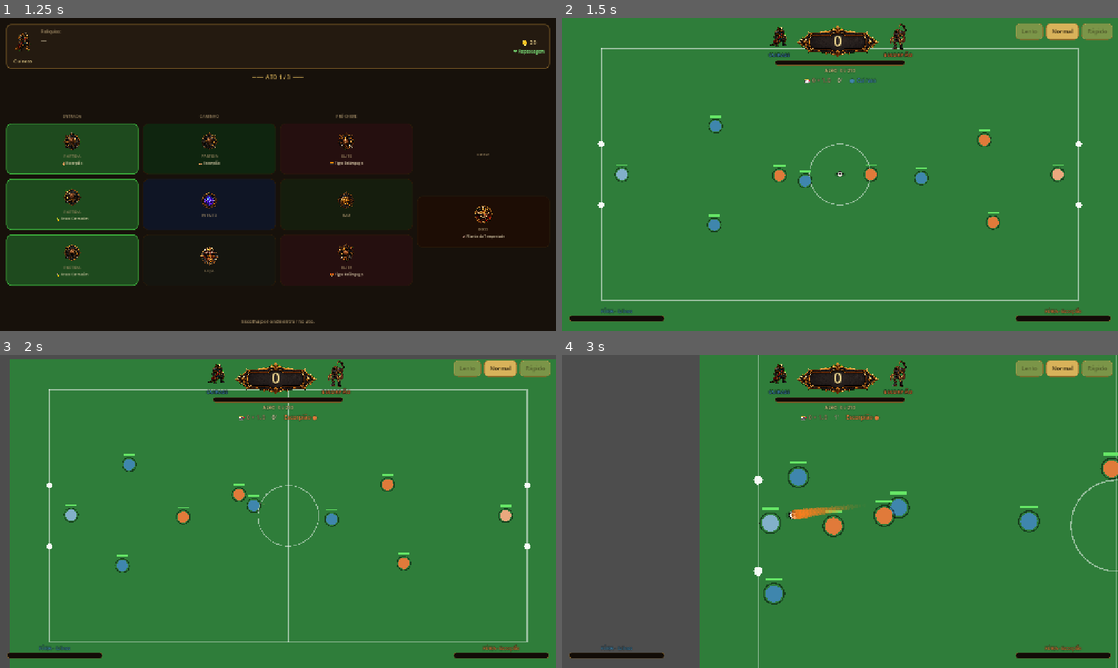
Above: before the commit, frames 1-4 (two rows, left to right).
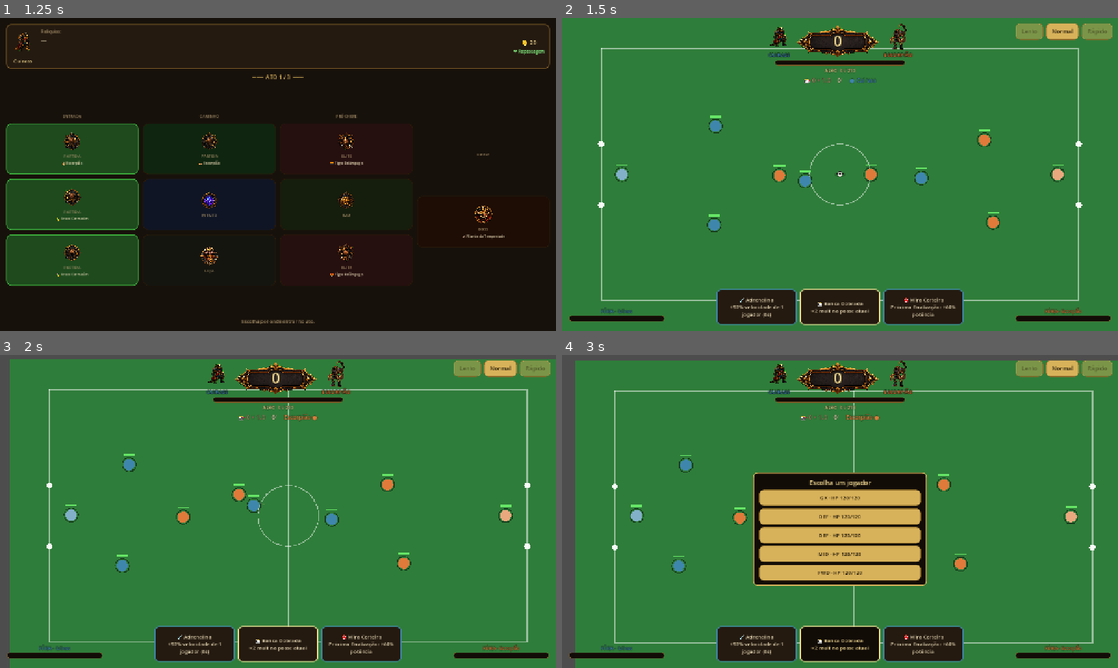
Above: after the commit, the same moments.

Repository: gmoraess/worldcupbeasts
Game: Godot game, scene res://scenes/Main.tscn
Two runs of this game, one before a commit and one after it. Both use one fixed random seed, a clock stepped at 60 frames per second and the inputs below.
Inputs (mouse positions are in pixels of both pictures, inside the frame that each line leads up to):
- Up to frame 1 (1.25 s): click (122, 102) at 0.52 s
- Up to frame 2 (1.5 s): click (634, 149) at 1.27 s
- Up to frame 3 (2 s): no input
- Up to frame 4 (3 s): click (756, 642) at 2 s, where only the run after the commit has a clickable "💉 Adrenalina +50% velocidade …"; click (840, 642) at 2.75 s, where only the run after the commit has a clickable "🎰 Banca Dobrada ×2 mult na po…"

Frame 1 is identical in both runs. In frame 2, 5.1% of the frame differs, in the area x 27-73%, y 86-99%; in frame 3, 5.1%; in frame 4, 41%, in the area x 2-100%, y 0-100%.

Commit message:
Doc 3 §5 — cartas de partida (poções, auto-pause) + FX de combate
- MatchCards.gd: poções de uso único (físicas e de pontuação). Mão de 3 no
  rodapé central; clicar PAUSA o jogo (process_mode ALWAYS na camada da mão);
  jogador_alvo abre seletor de jogador, demais aplicam direto. Efeitos: cura,
  velocidade (player/todos), potência do próximo chute, recarrega fúria,
  +mult/×mult/+chips na posse.
- Player: buff de velocidade temporário (apply_speed) + heal.
- FX de combate: clarão branco no atingido + estrela de impacto ("POW").
- super-chute vira aríete: adversário no caminho da bola perde HP/cai.
- layout da mão corrigido (faixa full-width acima da borda; cards legíveis).

Co-Authored-By: Claude Opus 4.8 <noreply@anthropic.com>

Diff:
--- a/scripts/Match.gd
+++ b/scripts/Match.gd
@@ -6,6 +6,7 @@
 const Ball = preload("res://scripts/Ball.gd")
 const Player = preload("res://scripts/Player.gd")
 const ScoreEngineLib = preload("res://scripts/match/ScoreEngine.gd")
+const MatchCardsLib = preload("res://scripts/match/MatchCards.gd")
 
 signal match_over(home_won: bool)   # avisa o roteador quando a partida termina
 
@@ -75,6 +76,12 @@
 var _chips_lbl: Label
 var _prog: ProgressBar
 
+# — CARTAS DE PARTIDA (Doc 3 §5) —
+var _hand: Array = []          # ids das poções na mão
+var _next_shot_pot := 1.0      # multiplicador da PRÓXIMA finalização (poção Mira)
+var _hand_layer: CanvasLayer = null
+var _targeting := ""           # id da carta esperando escolha de jogador ("" = nenhuma)
+
 func goal_x(team: String) -> float:
 	# o gol que o time ATACA
 	return FIELD.end.x if team == "home" else FIELD.position.x
@@ -103,8 +110,10 @@
 	_score = ScoreEngineLib.new()
 	_score.jokers = GameState.player_jokers()
 	_target = GameState.target()
+	_hand = MatchCardsLib.random_hand(3)
 
 	_build_hud()
+	_build_hand()
 	_kickoff("home")
 
 # ==========================================================================
@@ -168,6 +177,7 @@
 
 	_update_possession(delta)
 	_combat_step(delta)           # porradaria: dano/nocaute (Doc 3 §6)
+	_super_shot_hits()            # super-chute atropela adversários no caminho
 	_anti_deadlock(delta)         # rede de segurança: bola presa em disputa > 3s
 	_gk_save()                    # goleiro defende (por lógica — a bola atravessa fisicamente)
 	_carry_ball()                 # cola a bola no pé do carregador (drible suave)
@@ -286,10 +296,41 @@
 		if opp.team == "home" and _score: _score.action("porrada")
 		var victim := carrier
 		var knocked: bool = victim.take_damage(22.0 * clampf(aggro, 0.6, 1.5))
+		_hit_burst(victim.global_position, knocked)
 		if knocked:
 			if opp.team == "home" and _score: _score.action("nocaute")
 			if carrier == victim:
 				carrier = null          # carregador nocauteado solta a bola (fica solta)
+
+## Estrela de impacto ("POW") no ponto da pancada — feedback visual do dano/nocaute.
+func _hit_burst(pos: Vector2, big: bool) -> void:
+	var star := Polygon2D.new()
+	var pts := PackedVector2Array()
+	for i in 12:
+		var a := TAU * float(i) / 12.0
+		var r := (20.0 if i % 2 == 0 else 9.0) * (1.7 if big else 1.0)
+		pts.append(Vector2(cos(a), sin(a)) * r)
+	star.polygon = pts
+	star.color = Color(1, 0.85, 0.3) if big else Color(1, 0.5, 0.2)
+	star.global_position = pos
+	star.z_index = 50
+	star.scale = Vector2(0.3, 0.3)
+	add_child(star)
+	var tw := create_tween(); tw.set_parallel(true)
+	tw.tween_property(star, "scale", Vector2(1.5, 1.5) if big else Vector2(1.05, 1.05), 0.18).set_trans(Tween.TRANS_BACK).set_ease(Tween.EASE_OUT)
+	tw.tween_property(star, "modulate:a", 0.0, 0.32)
+	tw.chain().tween_callback(star.queue_free)
+
+## Super-chute é um aríete: adversários no caminho da bola perdem HP (Doc 3 / pedido).
+func _super_shot_hits() -> void:
+	if _super_shot_live == "": return
+	for p in all:
+		if p.team == _super_shot_live or p.ko or p.hit_cd > 0.0: continue
+		if p.global_position.distance_to(ball.global_position) < 17.0:
+			p.hit_cd = 0.5
+			var knocked: bool = p.take_damage(26.0)
+			_hit_burst(p.global_position, knocked)
+			_shake = maxf(_shake, 6.0)
 
 ## Bola disputada: há jogadores dos DOIS times bem perto dela (scrum/cabo-de-guerra).
 func _ball_contested() -> bool:
@@ -430,7 +471,10 @@
 		var fin: float = carrier.stats.get("fin", 1.0)
 		var noise := (1.6 - clampf(fin, 0.5, 1.5)) * 60.0
 		var aim := goal_c + Vector2(0, randf_range(-noise, noise))
-		ball.kick(aim - carrier.global_position, 780.0 + fin * 220.0, randf_range(-1.2, 1.2) * (1.4 - fin), 0.0)
+		var pot := 780.0 + fin * 220.0
+		if carrier.team == "home":
+			pot *= _next_shot_pot; _next_shot_pot = 1.0          # poção Mira Certeira
+		ball.kick(aim - carrier.global_position, pot, randf_range(-1.2, 1.2) * (1.4 - fin), 0.0)
 		if carrier.team == "home" and _score:
 			_score.action("finalizacao")
 		_in_flight = true; carrier = null; _save_rolled = false
@@ -865,7 +909,10 @@
 	_super_shot_live = side
 	var corner_y := GOAL_TOP + 20.0 if randf() < 0.5 else GOAL_BOT - 20.0
 	var aim := Vector2(goal_x(side), corner_y)
-	ball.kick(aim - shooter.global_position, 1320.0, randf_range(-0.7, 0.7), 0.0)
+	var pot := 1320.0
+	if side == "home":
+		pot *= _next_shot_pot; _next_shot_pot = 1.0
+	ball.kick(aim - shooter.global_position, pot, randf_range(-0.7, 0.7), 0.0)
 	if side == "home" and _score:
 		_score.action("finalizacao")
 	_in_flight = true; carrier = null; _save_rolled = false
@@ -920,6 +967,106 @@
 	tw.tween_interval(0.65)
 	tw.tween_property(card, "position:x", start_x, 0.2).set_trans(Tween.TRANS_SINE).set_ease(Tween.EASE_IN)
 	tw.tween_callback(_cutin_layer.queue_free)
+
+# ==========================================================================
+#  CARTAS DE PARTIDA (Doc 3 §5) — poções com auto-pause
+# ==========================================================================
+func _build_hand() -> void:
+	_hand_layer = CanvasLayer.new(); _hand_layer.layer = 40
+	_hand_layer.process_mode = Node.PROCESS_MODE_ALWAYS    # clicável mesmo pausado
+	add_child(_hand_layer)
+	_refresh_hand()
+
+func _refresh_hand() -> void:
+	for c in _hand_layer.get_children(): c.queue_free()
+	if _hand.is_empty(): return
+	var row := HBoxContainer.new()
+	row.add_theme_constant_override("separation", 8)
+	row.alignment = BoxContainer.ALIGNMENT_CENTER
+	_hand_layer.add_child(row)
+	# faixa de largura total logo ACIMA da borda inferior (cartas centralizadas)
+	row.set_anchors_preset(Control.PRESET_BOTTOM_WIDE)
+	row.offset_left = 0; row.offset_right = 0
+	row.offset_top = -96; row.offset_bottom = -14
+	for i in _hand.size():
+		row.add_child(_card_btn(_hand[i], i))
+
+func _card_btn(id: String, idx: int) -> Button:
+	var card: Dictionary = MatchCardsLib.POOL[id]
+	var col: Color = UI.GOLD2 if card["tipo"] == "pontuacao" else UI.HOME
+	var b := Button.new()
+	b.custom_minimum_size = Vector2(184, 78)
+	b.add_theme_stylebox_override("normal", UI.sbf(UI.PANEL, col, 2, 9, 8, 6))
+	b.add_theme_stylebox_override("hover", UI.sbf(UI.PANEL2, UI.GOLD2, 2, 9, 8, 6))
+	b.add_theme_font_size_override("font_size", 12)
+	b.add_theme_color_override("font_color", UI.RUNE)
+	b.add_theme_color_override("font_hover_color", UI.GOLD2)
+	b.text = "%s %s\n%s" % [card["ic"], card["nome"], card["desc"]]
+	b.autowrap_mode = TextServer.AUTOWRAP_WORD_SMART
+	b.clip_text = false
+	b.pressed.connect(_use_card.bind(idx))
+	return b
+
+## Clicar numa carta → PAUSA o jogo; se precisa de alvo, escolhe o jogador.
+func _use_card(idx: int) -> void:
+	if over or idx >= _hand.size() or _targeting != "": return
+	var id: String = _hand[idx]
+	var card: Dictionary = MatchCardsLib.POOL[id]
+	get_tree().paused = true
+	if card["alvo"] == "jogador_alvo":
+		_targeting = id
+		_show_target_picker(idx)
+	else:
+		_apply_card(card, null)
+		_consume_card(idx)
+		get_tree().paused = false
+
+func _show_target_picker(idx: int) -> void:
+	var panel := PanelContainer.new()
+	panel.name = "picker"
+	panel.add_theme_stylebox_override("panel", UI.sbf(UI.PANEL2, UI.GOLD, 2, 10, 14, 12))
+	panel.set_anchors_and_offsets_preset(Control.PRESET_CENTER)
+	panel.offset_left = -200; panel.offset_right = 200; panel.offset_top = -90; panel.offset_bottom = 90
+	_hand_layer.add_child(panel)
+	var v := VBoxContainer.new(); v.add_theme_constant_override("separation", 6); panel.add_child(v)
+	v.add_child(UI.clbl("Escolha um jogador", 15, UI.GOLD2))
+	for p in home:
+		var b := UI.gold_btn("%s · HP %d/%d" % [p.role.to_upper(), int(p.hp), int(p.hp_max)], 12)
+		b.pressed.connect(_pick_target.bind(p, idx))
+		v.add_child(b)
+
+func _pick_target(p: Player, idx: int) -> void:
+	if _targeting == "": return
+	_apply_card(MatchCardsLib.POOL[_targeting], p)
+	_targeting = ""
+	_consume_card(idx)
+	get_tree().paused = false
+
+func _consume_card(idx: int) -> void:
+	if idx < _hand.size(): _hand.remove_at(idx)
+	_refresh_hand()
+
+## Aplica o efeito da carta (físico no jogador/time, ou de pontuação Balatro).
+func _apply_card(card: Dictionary, who: Player) -> void:
+	var e: Dictionary = card["efeito"]
+	match card["alvo"]:
+		"jogador_alvo":
+			if who != null: _apply_physical(e, [who])
+		"todos":
+			_apply_physical(e, home)
+		"time":
+			if e.has("next_shot_pot"): _next_shot_pot = float(e["next_shot_pot"])
+			if e.has("recarrega_furia"): _fury["home"] = 100.0; _super_ready["home"] = true
+		"pontuacao":
+			if _score != null:
+				if e.has("chips"): _score.chips += int(e["chips"])
+				if e.has("add_mult"): _score.mult += float(e["add_mult"])
+				if e.has("x_mult"): _score.mult *= float(e["x_mult"])
+
+func _apply_physical(e: Dictionary, players: Array) -> void:
+	for p in players:
+		if e.has("cura_hp"): p.heal(float(e["cura_hp"]))
+		if e.has("vel_burst"): p.apply_speed(float(e["vel_burst"]), float(e.get("dur_s", 5.0)))
 
 func _lbl(pos: Vector2, size: int, col: Color) -> Label:
 	var l := Label.new(); l.position = pos
--- a/scripts/Player.gd
+++ b/scripts/Player.gd
@@ -23,8 +23,19 @@
 var ko := false               # nocauteado (fora do campo por alguns segundos)
 var ko_t := 0.0
 var hit_cd := 0.0             # cooldown entre porradas (anti-abuso)
+var vel_mult := 1.0           # buff de velocidade (poções §5)
+var vel_mult_t := 0.0
 var _hp_bg: ColorRect
 var _hp_fill: ColorRect
+
+## Buff de velocidade temporário (poção Adrenalina/Fôlego Coletivo).
+func apply_speed(mult: float, dur: float) -> void:
+	vel_mult = mult
+	vel_mult_t = dur
+
+func heal(amount: float) -> void:
+	hp = minf(hp_max, hp + amount)
+	_refresh_hp_bar()
 
 var _sprite: Polygon2D
 
@@ -83,6 +94,10 @@
 	if hp <= 0.0:
 		_knockout()
 		return true
+	# clarão branco rápido — feedback de que levou a pancada
+	_sprite.modulate = Color(2.2, 2.2, 2.2, 1.0)
+	var tw := create_tween()
+	tw.tween_property(_sprite, "modulate", Color(1, 1, 1, 1), 0.18)
 	return false
 
 func _knockout() -> void:
@@ -125,13 +140,16 @@
 		if ko_t <= 0.0:
 			_revive()
 		return                      # nocauteado: não se move (desfalque numérico)
+	if vel_mult_t > 0.0:
+		vel_mult_t -= delta
+		if vel_mult_t <= 0.0: vel_mult = 1.0
 	var to := target - global_position
 	var dist := to.length()
 	var desired := Vector2.ZERO
 	if dist > 4.0:
-		var sp := max_speed
+		var sp := max_speed * vel_mult
 		if dist < 24.0:
-			sp = max_speed * (dist / 24.0)   # arrive: desacelera perto do alvo
+			sp = max_speed * vel_mult * (dist / 24.0)   # arrive: desacelera perto do alvo
 		desired = to.normalized() * sp
 	# acelera rápido quando ganha velocidade; FREIA mais rápido ainda (anti-gelo)
 	var rate := accel if desired.length() >= velocity.length() - 1.0 else decel
--- /dev/null
+++ b/scripts/match/MatchCards.gd
@@ -0,0 +1,31 @@
+extends RefCounted
+## Doc 3 §5 — cartas de partida (poções/consumíveis de uso único). Mecânica de
+## poção (Slay the Spire): efeito tático imediato, NÃO o motor da partida.
+## alvo: "jogador_alvo" | "todos" | "time" | "pontuacao". tipo: "fisica" | "pontuacao".
+
+const POOL := {
+	# — físicas —
+	"primeiros_socorros": {"nome": "Primeiros Socorros", "ic": "🩹", "tipo": "fisica", "alvo": "jogador_alvo",
+		"desc": "Cura todo o HP de 1 jogador", "efeito": {"cura_hp": 999.0}},
+	"adrenalina": {"nome": "Adrenalina", "ic": "💉", "tipo": "fisica", "alvo": "jogador_alvo",
+		"desc": "+50% velocidade de 1 jogador (6s)", "efeito": {"vel_burst": 1.5, "dur_s": 6.0}},
+	"folego_coletivo": {"nome": "Fôlego Coletivo", "ic": "🌬", "tipo": "fisica", "alvo": "todos",
+		"desc": "+25% velocidade do time (5s)", "efeito": {"vel_burst": 1.25, "dur_s": 5.0}},
+	"mira_certeira": {"nome": "Mira Certeira", "ic": "🎯", "tipo": "fisica", "alvo": "time",
+		"desc": "Próxima finalização: +60% potência", "efeito": {"next_shot_pot": 1.6}},
+	"segundo_folego": {"nome": "Segundo Fôlego", "ic": "🔋", "tipo": "fisica", "alvo": "time",
+		"desc": "Recarrega a barra de fúria", "efeito": {"recarrega_furia": true}},
+	# — de pontuação (Balatro) —
+	"catalisador": {"nome": "Catalisador", "ic": "🧪", "tipo": "pontuacao", "alvo": "pontuacao",
+		"desc": "+2 mult nesta posse", "efeito": {"add_mult": 2.0}},
+	"banca_dobrada": {"nome": "Banca Dobrada", "ic": "🎰", "tipo": "pontuacao", "alvo": "pontuacao",
+		"desc": "×2 mult na posse atual", "efeito": {"x_mult": 2.0}},
+	"hora_do_show": {"nome": "Hora do Show", "ic": "✨", "tipo": "pontuacao", "alvo": "pontuacao",
+		"desc": "+40 chips na posse atual", "efeito": {"chips": 40}},
+}
+
+## Mão inicial: n cartas aleatórias do pool (MVP — depois vem da loja/corrida).
+static func random_hand(n: int = 3) -> Array:
+	var ids: Array = POOL.keys()
+	ids.shuffle()
+	return ids.slice(0, mini(n, ids.size()))
Not shown, added: scripts/match/MatchCards.gd.uid
Not shown, changed: HISTORY.md
